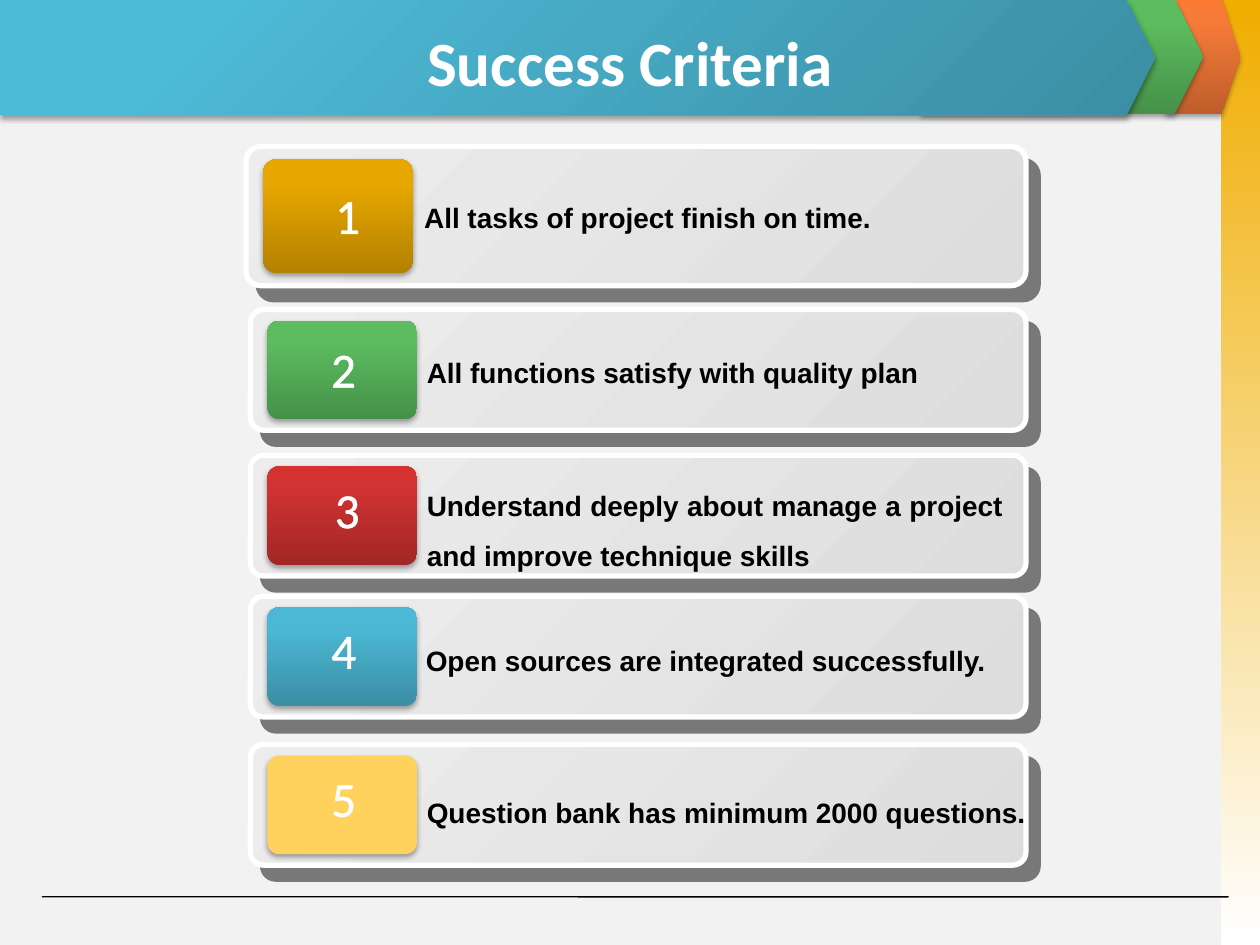
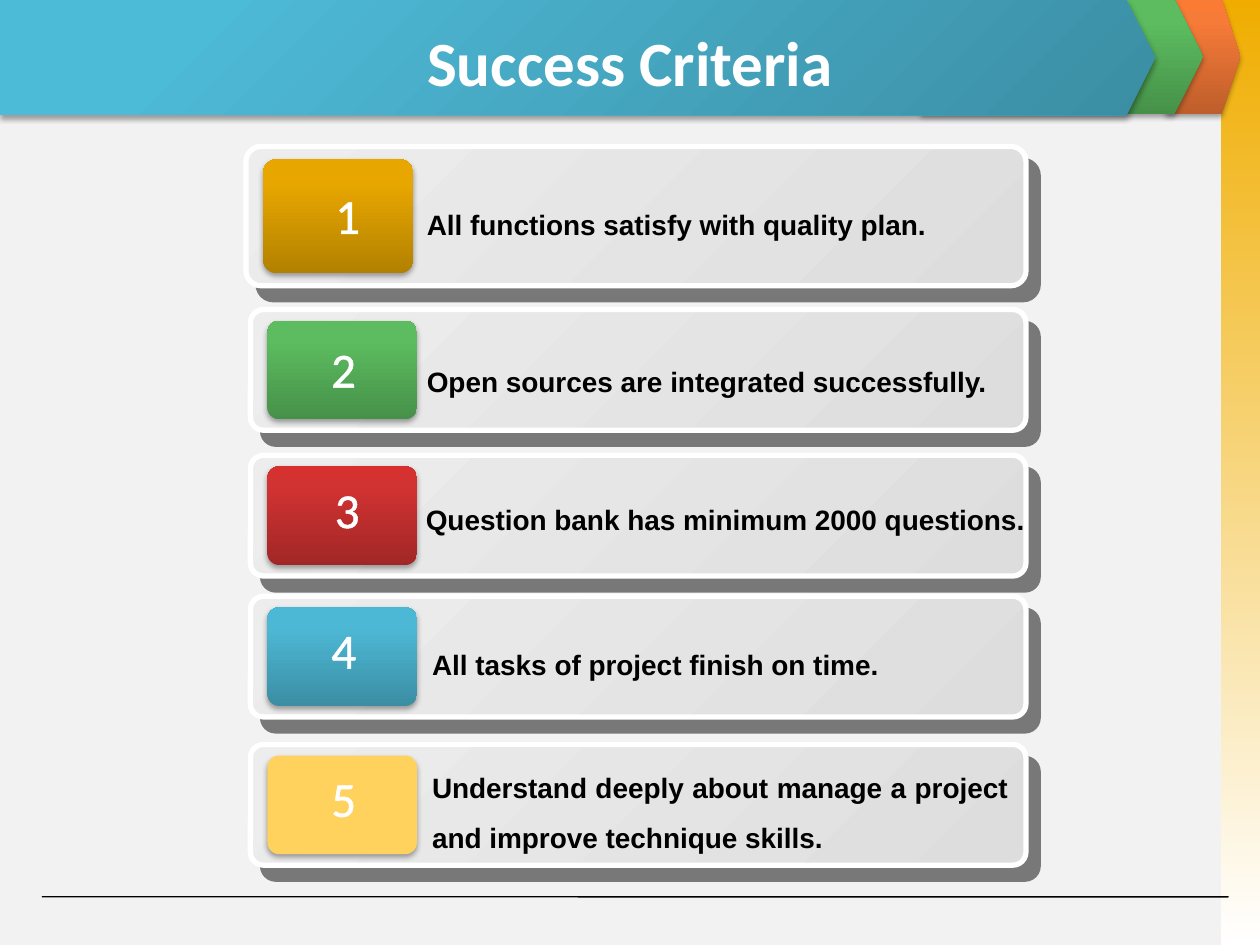
Before and after one commit to invisibleghost/e-learning-website, a slide deck: slide 17 of Document/Final report/Slide Present E-Learning.pptx. Drawn at 1260x945 pixels with LibreOffice and Linux fonts; fonts in the diff are those of the drawing. Boxes give left, top, right and bottom in pixels: in the first picture for what was removed or moved away, otherwise in the second. Text is boxed around its words. In the diff, an @@ line names an element or a change of style, - is before the commit and + after.

```diff
--- a/Document/Final report/Slide Present E-Learning.pptx
+++ b/Document/Final report/Slide Present E-Learning.pptx
@@ text at (427,214,926,240): text changed @@
-All functions satisfy with quality plan
+All functions satisfy with quality plan.
@@ text "Open sources are integrated successfully.": place and size @@
-text "Open sources are integrated successfully." at (426,650,985,676)
+text "Open sources are integrated successfully." at (427,371,986,397)
@@ text "Question bank has minimum 2000 ...": place and size @@
-text "Question bank has minimum 2000 ..." at (427,802,1026,829)
+text "Question bank has minimum 2000 ..." at (426,509,1025,535)
@@ text "All tasks of project finish ...": place and size @@
-text "All tasks of project finish ..." at (424,207,870,234)
+text "All tasks of project finish ..." at (432,654,878,680)
@@ text at (432,777,1008,853): text changed @@
-Understand deeply about manage a project and improve technique skills
+Understand deeply about manage a project and improve technique skills.
```
Also in this commit, not shown: 8 other slides changed, 2 slides added, 1 slide removed.
